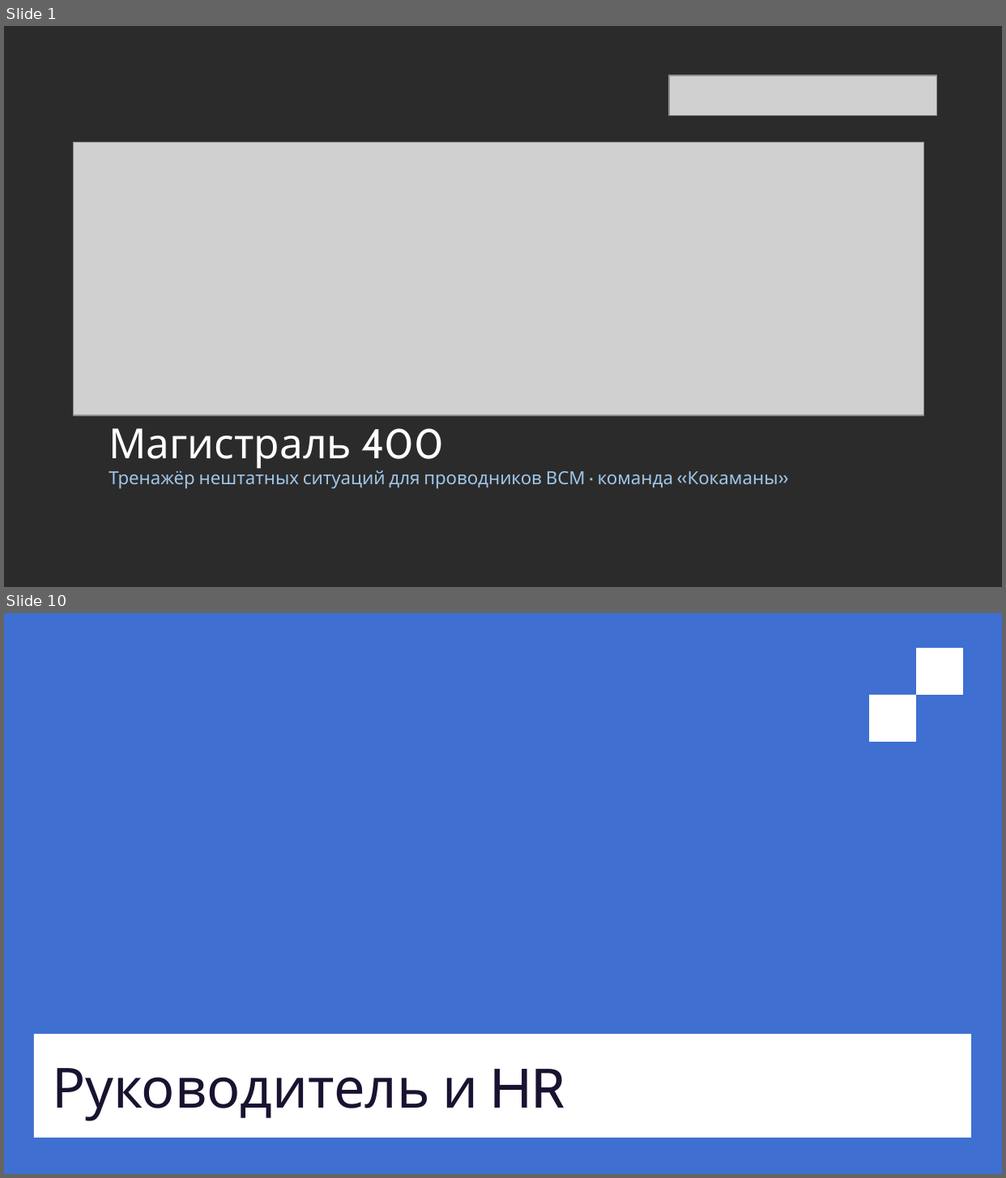
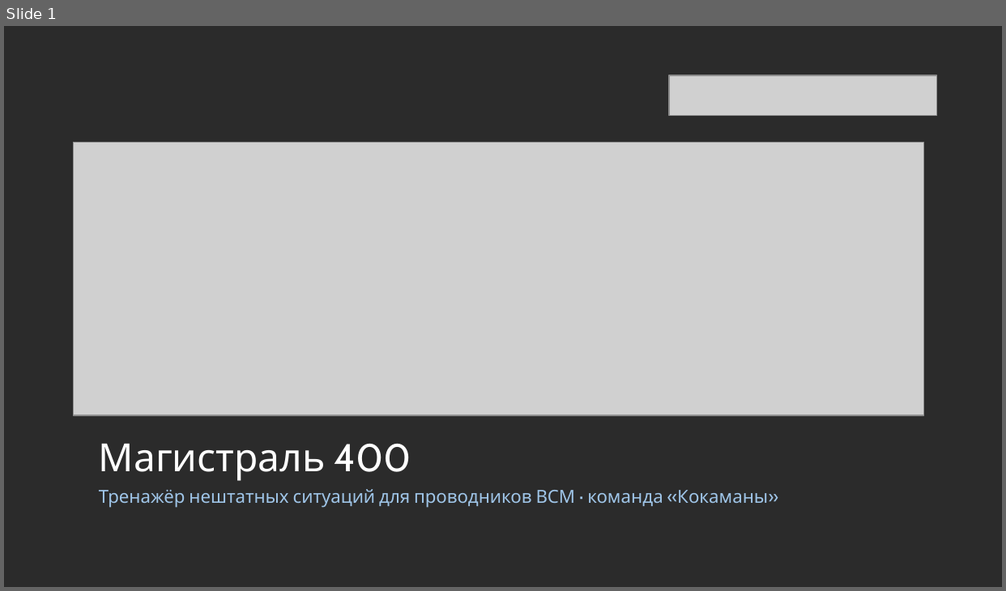
Before and after one commit to tuhlopuz1/mosgortrans-presentation, a slide deck: Магистраль 400 — финал.pptx. Shown one above the other, each under a label of ours: slides 1 and 10 before the commit, slide 1 after it; the slides between them are not shown. The pictures are 1006x1178 and 1006x591 pixels, drawn with LibreOffice and Linux fonts; fonts in the diff are those of the drawing; grey boxes stand for pictures; background and template pictures are left out; a plain dark background stands for a picture behind light text. Boxes give left, top, right and bottom in pixels: in the first picture for what was removed or moved away, otherwise in the second. Text is boxed around its words. In the diff, an @@ line names an element or a change of style, - is before the commit and + after.

```diff
--- a/Магистраль 400 — финал.pptx
+++ b/Магистраль 400 — финал.pptx
@@ slide 10 removed at box(4, 613, 1002, 1174), background #3F6FD1 @@
@@ rectangle removed at box(916, 648, 963, 695) @@
@@ rectangle removed at box(869, 695, 916, 742) @@
@@ rectangle removed at box(34, 1034, 971, 1138) @@
@@ text removed at box(52, 1068, 565, 1122) @@
-Руководитель и HR
@@ slide 1 changed as well @@
@@ text "Магистраль 400": place and size @@
-text "Магистраль 400" at box(108, 429, 778, 489)
+text "Магистраль 400" at box(99, 443, 768, 507)
@@ text "Магистраль 400" at box(99, 443, 768, 507): size 30 to 28 pt in "Магистраль 400"; line spacing 0.8 to 1; more space between paragraphs @@
```
Also in this commit, not shown: 13 other slides changed, 2 other slides removed.
